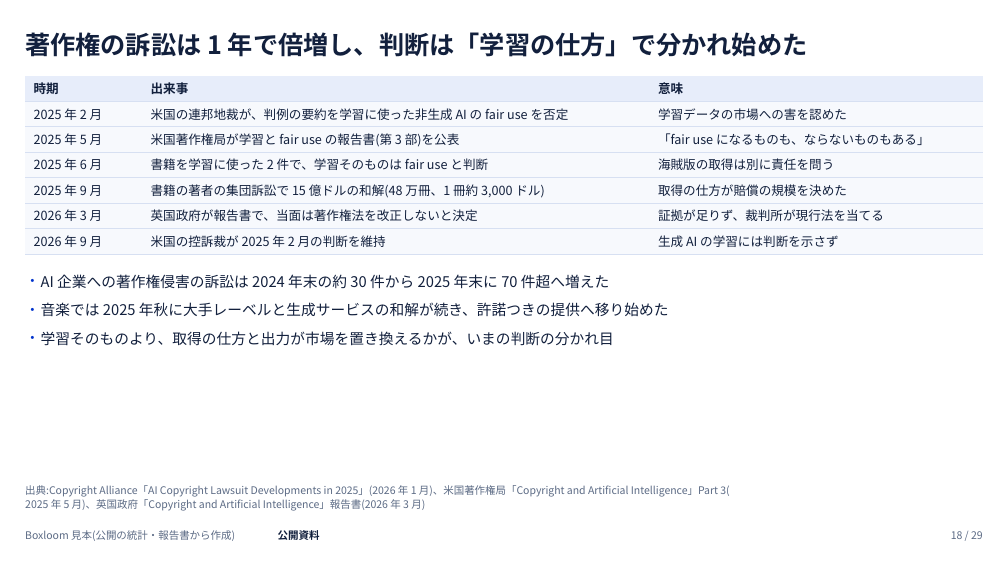
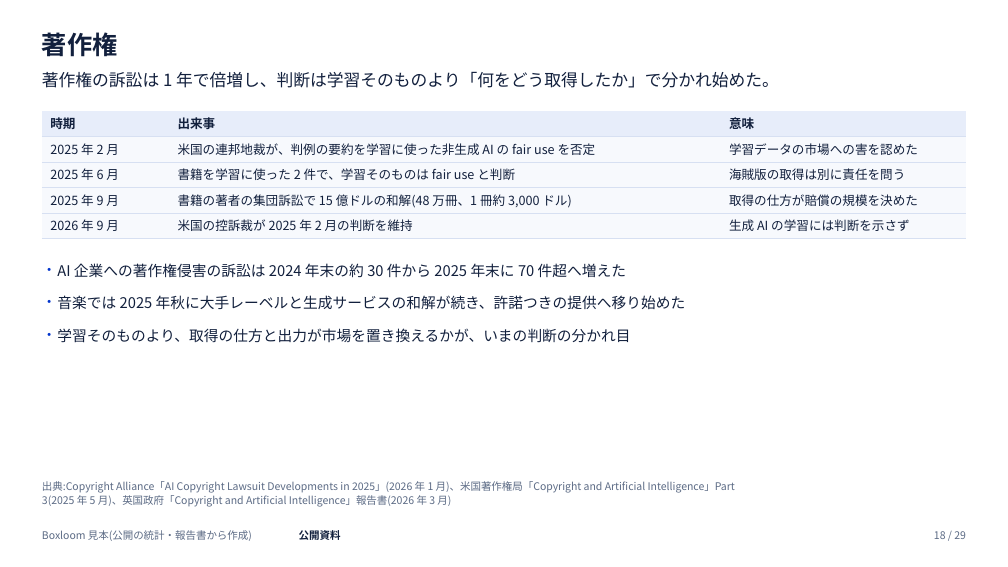
Before and after one commit to tjst-t/boxloom, a slide deck: slide 18 of boxloom/out/ai_society_light.pptx. Drawn at 1008x567 pixels with LibreOffice and Linux fonts; fonts in the diff are those of the drawing. Boxes give left, top, right and bottom in pixels: in the first picture for what was removed or moved away, otherwise in the second. Text is boxed around its words. In the diff, an @@ line names an element or a change of style, - is before the commit and + after.

```diff
--- a/boxloom/out/ai_society_light.pptx
+++ b/boxloom/out/ai_society_light.pptx
@@ title at [42, 32, 118, 57]: text changed @@
-著作権の訴訟は 1 年で倍増し、判断は「学習の仕方」で分かれ始めた
+著作権
@@ text added at [42, 71, 779, 88], 16 pt, text #12203D @@
+著作権の訴訟は 1 年で倍増し、判断は学習そのものより「何をどう取得したか」で分かれ始めた。
@@ table at [42, 111, 967, 238] @@
-row 3: 2025 年 5 月 | 米国著作権局が学習と fair use の報告書(第 3 部)を公表 | 「fair use になるものも、ならないものもある」
-row 6: 2026 年 3 月 | 英国政府が報告書で、当面は著作権法を改正しないと決定 | 証拠が足りず、裁判所が現行法を当てる
@@ table: place and size @@
-table at [25, 76, 983, 254]
+table at [42, 111, 967, 238]
@@ text "AI 企業への著作権侵害の訴訟は 2024 年末の約 30 ...": place and size @@
-text "AI 企業への著作権侵害の訴訟は 2024 年末の約 30 ..." at [41, 274, 609, 288]
+text "AI 企業への著作権侵害の訴訟は 2024 年末の約 30 ..." at [57, 263, 626, 278]
@@ text "音楽では 2025 年秋に大手レーベルと生成サービスの和解が続き、許諾つきの提供へ移り始めた": place and size @@
-text "音楽では 2025 年秋に大手レーベルと生成サービスの和解が続き、許諾つきの提供へ移り始めた" at [41, 302, 669, 316]
+text "音楽では 2025 年秋に大手レーベルと生成サービスの和解が続き、許諾つきの提供へ移り始めた" at [57, 295, 686, 309]
@@ text "学習そのものより、取得の仕方と出力が市場を置き換えるかが、いまの判断の分かれ目": place and size @@
-text "学習そのものより、取得の仕方と出力が市場を置き換えるかが、いまの判断の分かれ目" at [41, 331, 614, 346]
+text "学習そのものより、取得の仕方と出力が市場を置き換えるかが、いまの判断の分かれ目" at [57, 328, 630, 343]
@@ text at [42, 481, 735, 507]: spaces changed @@
-出典:Copyright Alliance「AI Copyright Lawsuit Developments in 2025」(2026 年 1 月)、米国著作権局「Copyright and Artificial Intelligence」Part 3(
-2025 年 5 月)、英国政府「Copyright and Artificial Intelligence」報告書(2026 年 3 月)
+出典:Copyright Alliance「AI Copyright Lawsuit Developments in 2025」(2026 年 1 月)、米国著作権局「Copyright and Artificial Intelligence」Part
+3(2025 年 5 月)、英国政府「Copyright and Artificial Intelligence」報告書(2026 年 3 月)
@@ text "Boxloom 見本(公開の統計・報告書から作成)": place and size @@
-text "Boxloom 見本(公開の統計・報告書から作成)" at [25, 530, 235, 541]
+text "Boxloom 見本(公開の統計・報告書から作成)" at [42, 530, 252, 541]
@@ text "公開資料": place and size @@
-text "公開資料" at [278, 530, 320, 540]
+text "公開資料" at [299, 530, 341, 540]
@@ text "18 / 29": place and size @@
-text "18 / 29" at [951, 531, 983, 539]
+text "18 / 29" at [934, 531, 966, 539]
```
Also in this commit, not shown: 28 other slides changed, 38 other files.
